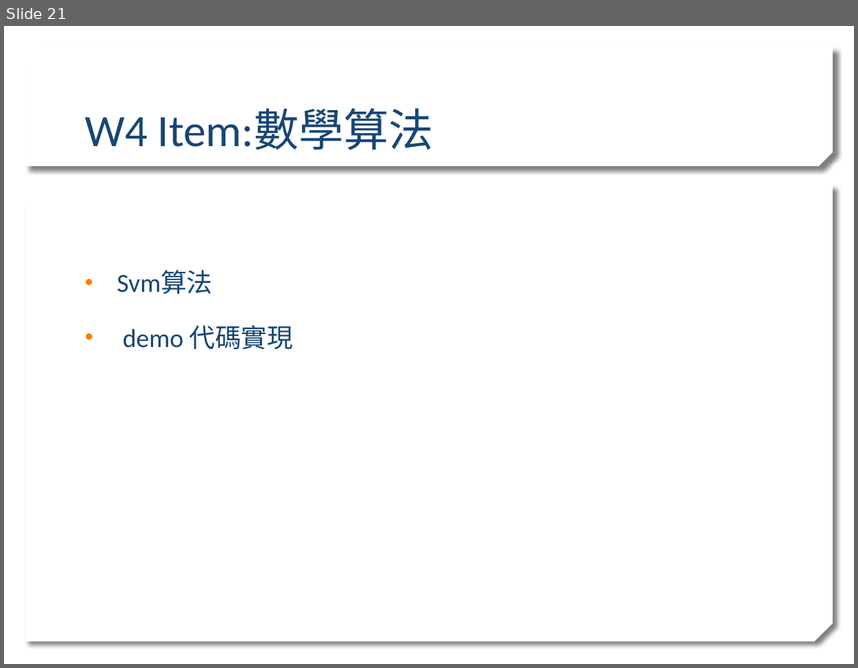
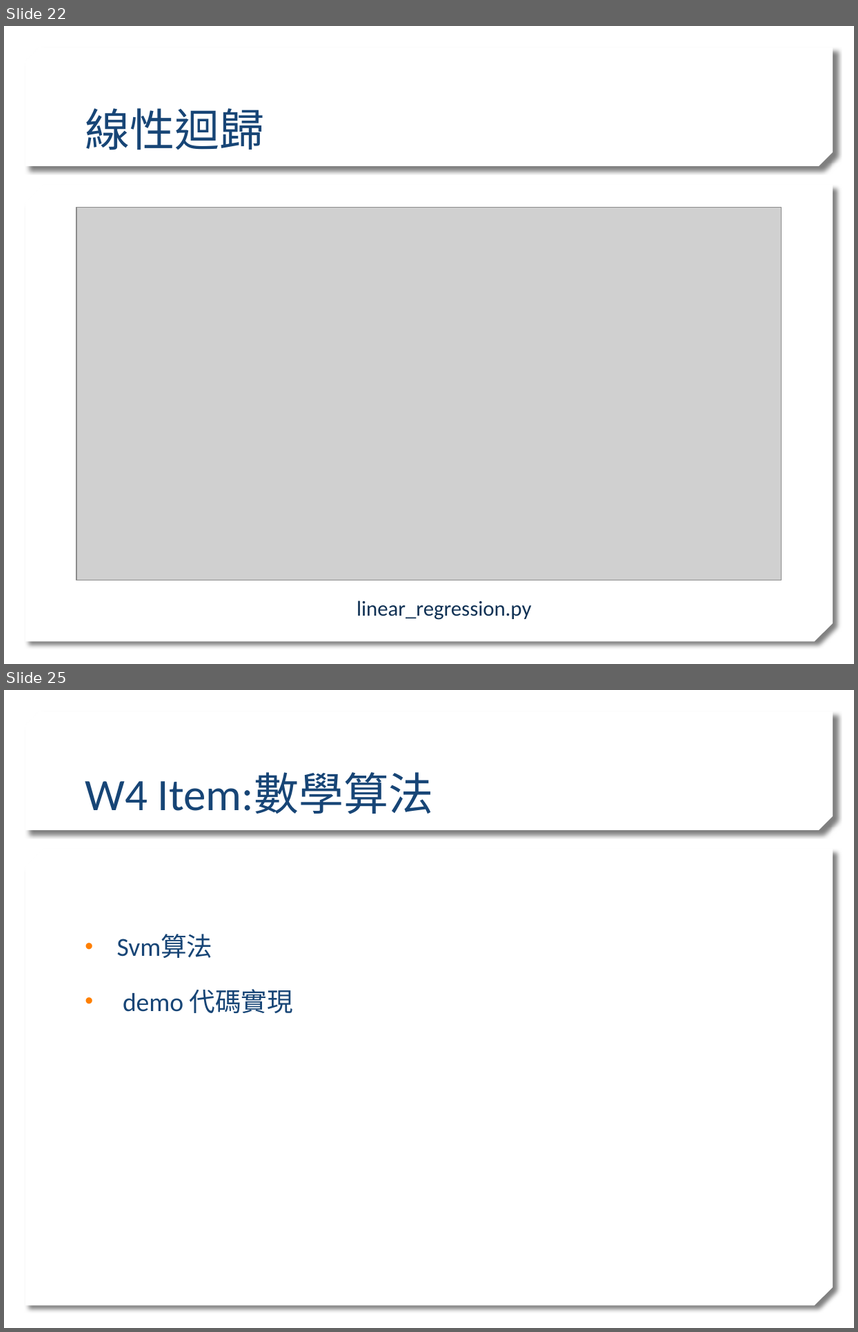
Before and after one commit to stereo720712/2020_Learn_practice_Machine_Learning, a slide deck: ml traing sean_detail.pptx. Shown one above the other, each under a label of ours: slide 21 before the commit, slides 22 and 25 after it; the slides between them are not shown. The pictures are 858x668 and 858x1332 pixels, drawn with LibreOffice and Linux fonts; fonts in the diff are those of the drawing; grey boxes stand for pictures; background and template pictures are left out. Boxes give left, top, right and bottom in pixels: in the first picture for what was removed or moved away, otherwise in the second. Text is boxed around its words. In the diff, an @@ line names an element or a change of style, - is before the commit and + after.

```diff
--- a/ml traing sean_detail.pptx
+++ b/ml traing sean_detail.pptx
@@ slide 22 added at (4, 26, 854, 664), background picture (left out); not listed: 2 template elements that a slide beside it also shows @@
@@ title added at (85, 108, 264, 150), 38 pt, text #174576 @@
+線性迴歸
@@ picture added at (76, 207, 781, 579) @@
@@ text added at (357, 600, 531, 619), 18 pt, text #103154 @@
+linear_regression.py
@@ what was slide 21 is now slide 25 @@
```
Also in this commit, not shown: 3 other slides added, 4 other files.
